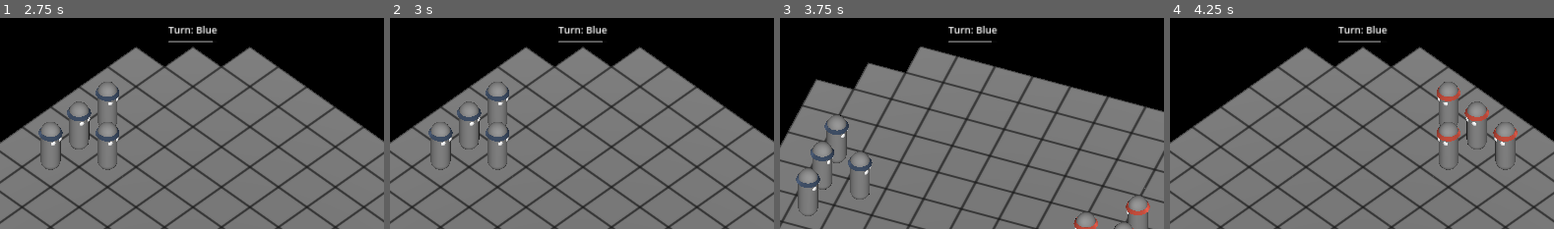
Above: before the commit, frames 1-4 (left to right).
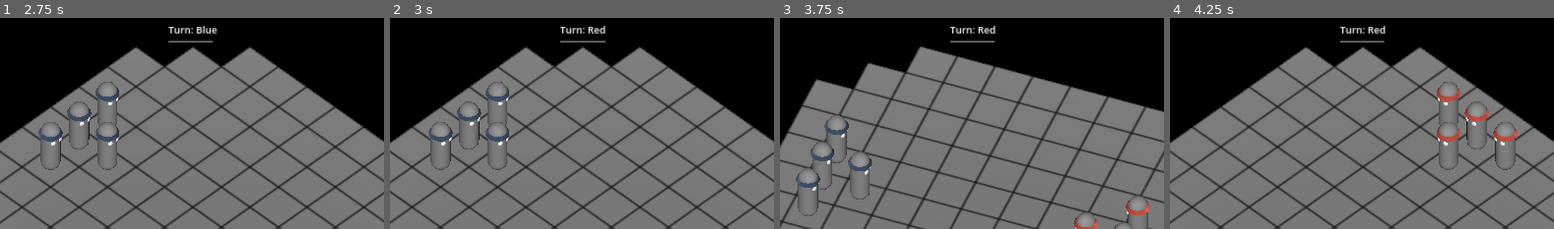
Above: after the commit, the same moments.

Repository: telmotrooper/meagre-tactics
Game: Godot game, scene res://main.tscn
Two runs of this game, one before a commit and one after it. Both use one fixed random seed, a clock stepped at 60 frames per second and the inputs below.
Inputs (mouse positions are % of the whole screen's width and height, from its top left):
- Up to frame 1 (2.75 s): click (87, 4) at 0.5 s; click (90, 4) at 1.25 s; click (94, 4) at 2 s
- Up to frame 2 (3 s): click (98, 4) at 2.75 s
- Up to frame 3 (3.75 s): click (94, 11) at 3.5 s
- Up to frame 4 (4.25 s): no input
The pictures show only the part of the screen within x 25-75%, y 0-50%; the shares and areas given below are measured in that part.

Frame 1 is identical in both runs. In frame 2, 0.3% of the frame differs, in the area x 43-57%, y 3-12%; in frame 3, 0.3%; in frame 4, 0.3%.

Commit message:
added tooltips to buttons (#20)
* added tooltips to buttons

* button 'end turn' hooked up

Diff:
--- a/ui/ui.gd
+++ b/ui/ui.gd
@@ -16,6 +16,8 @@
 	%TurnButtons.get_children()[0].grab_focus()
 	GameState.unit_hovered.connect(update_unit_overview)
 	GameState.not_hovering_any_unit.connect(fallback_overview)
+
+	%TurnButtons/EndTurnButton.pressed.connect(GameState.end_turn)
 
 func update_unit_overview(unit: Unit) -> void:
 	%SelectedUnitOverview.text = text % [unit.unit_type.unit_name, unit.color.capitalize(), unit.current_hp, unit.unit_type.max_hp]
--- a/ui/ui.tscn
+++ b/ui/ui.tscn
@@ -72,21 +72,25 @@
 
 [node name="MoveButton" type="Button" parent="MarginContainer/GameButtons/TurnButtons"]
 layout_mode = 2
+tooltip_text = "Move"
 icon = ExtResource("2_4k0br")
 icon_alignment = 1
 
 [node name="AttackButton" type="Button" parent="MarginContainer/GameButtons/TurnButtons"]
 layout_mode = 2
+tooltip_text = "Attack"
 icon = ExtResource("3_pcnx6")
 icon_alignment = 1
 
 [node name="TurnButton" type="Button" parent="MarginContainer/GameButtons/TurnButtons"]
 layout_mode = 2
+tooltip_text = "Turn"
 icon = ExtResource("4_mtx78")
 icon_alignment = 1
 
 [node name="EndTurnButton" type="Button" parent="MarginContainer/GameButtons/TurnButtons"]
 layout_mode = 2
+tooltip_text = "End Turn"
 icon = ExtResource("5_gxtx8")
 icon_alignment = 1
 
@@ -98,16 +102,19 @@
 
 [node name="LeftButton" type="Button" parent="MarginContainer/GameButtons/CameraButtons"]
 layout_mode = 2
+tooltip_text = "Rotate Counter Clockwise"
 icon = ExtResource("6_60usq")
 
 [node name="RightButton" type="Button" parent="MarginContainer/GameButtons/CameraButtons"]
 layout_mode = 2
+tooltip_text = "Rotate Clockwise"
 icon = ExtResource("7_skt3y")
 
 [node name="SettingsButton" type="Button" parent="MarginContainer"]
 layout_mode = 2
 size_flags_horizontal = 8
 size_flags_vertical = 8
+tooltip_text = "Settings"
 icon = ExtResource("9_abgnr")
 icon_alignment = 1
 
@@ -115,6 +122,7 @@
 layout_mode = 2
 size_flags_horizontal = 0
 size_flags_vertical = 8
+tooltip_text = "Surrender"
 icon = ExtResource("8_gkatd")
 icon_alignment = 1
 
